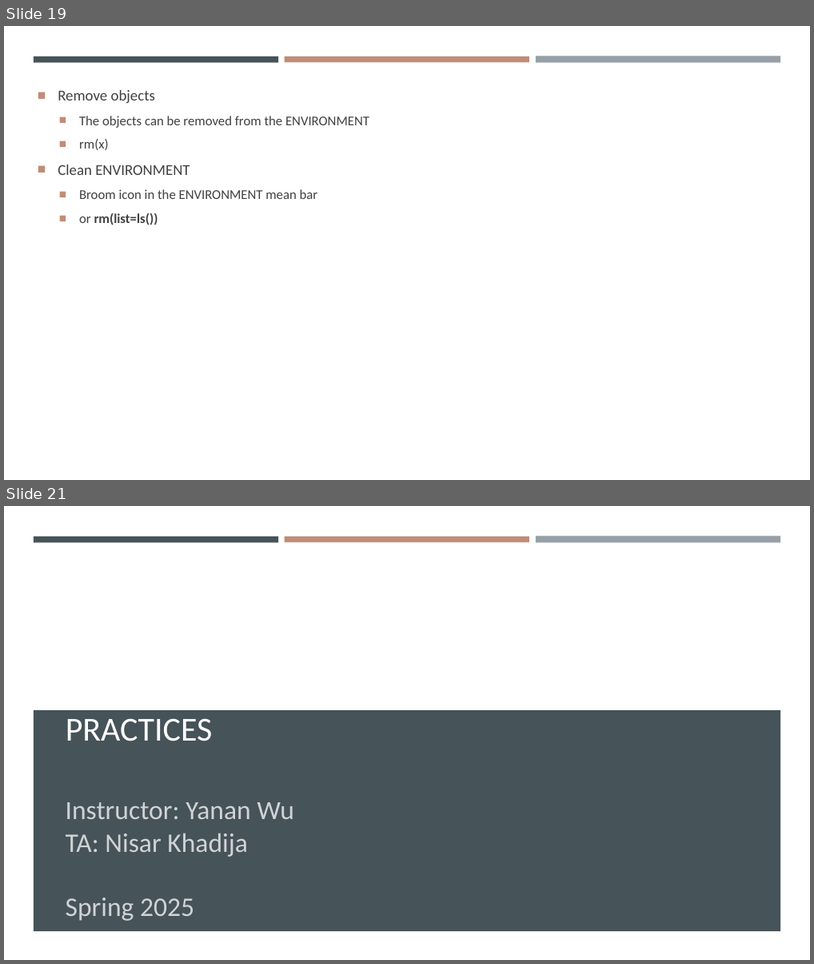
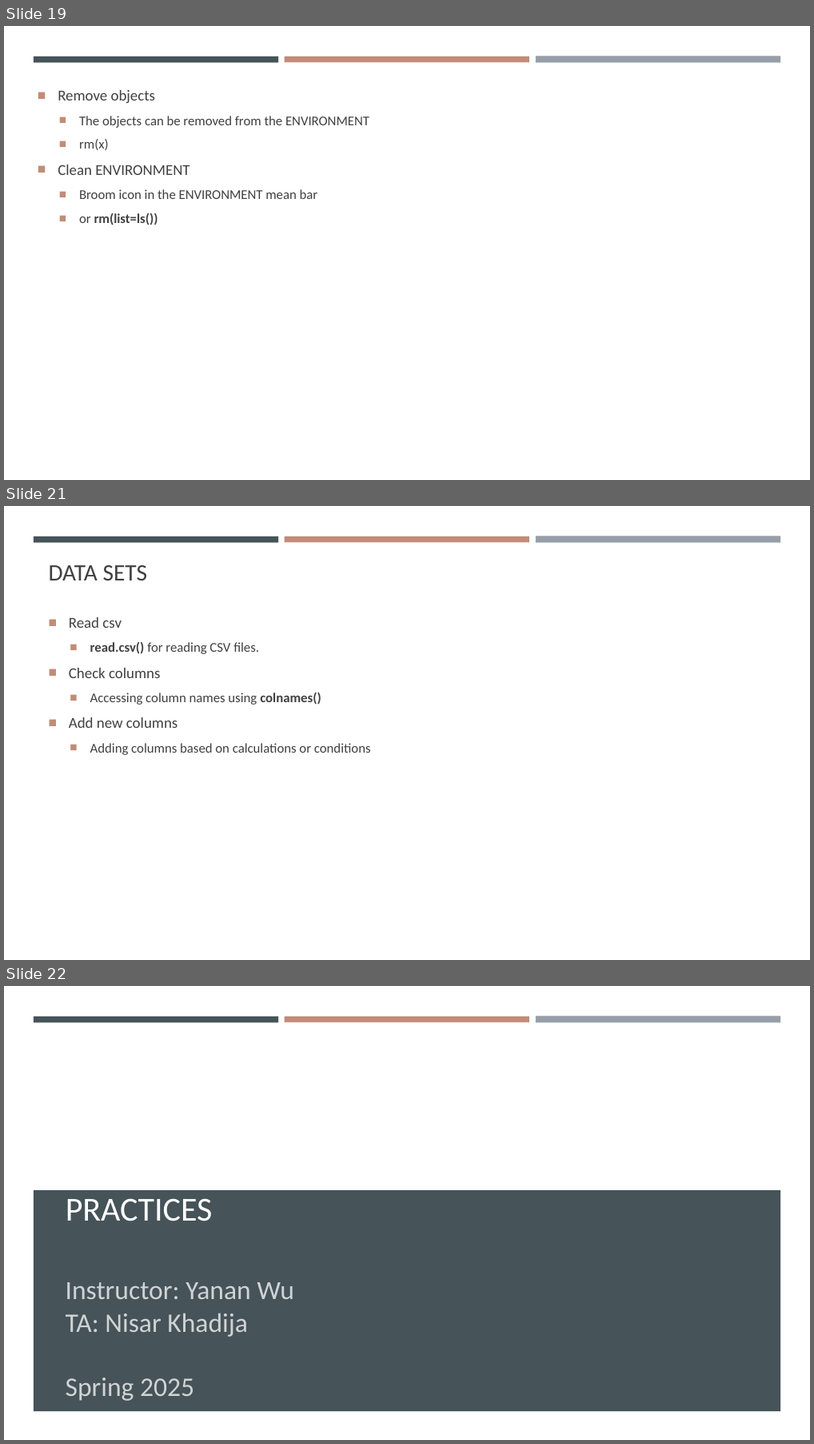
Before and after one commit to gisynw/geog-247, a slide deck: docs/Lectures/Week01/Week01_Intro.pptx. Shown one above the other, each under a label of ours: slides 19 and 21 before the commit, slides 19, 21 and 22 after it; the slides between them are not shown. The pictures are 814x964 and 814x1444 pixels, drawn with LibreOffice and Linux fonts; fonts in the diff are those of the drawing; background and template pictures are left out. Boxes give left, top, right and bottom in pixels: in the first picture for what was removed or moved away, otherwise in the second. Text is boxed around its words. In the diff, an @@ line names an element or a change of style, - is before the commit and + after.

```diff
--- a/docs/Lectures/Week01/Week01_Intro.pptx
+++ b/docs/Lectures/Week01/Week01_Intro.pptx
@@ slide 21 added at box(4, 506, 810, 960), background #FFFFFF; not listed: 3 template elements that a slide beside it also shows @@
@@ title added at box(49, 565, 148, 580), 28 pt, text #404040 @@
+DATA SETS
@@ text added at box(69, 617, 371, 755), 16 pt, text #404040 @@
+■ Read csv
+  ■ read.csv() for reading CSV files.
+■ Check columns
+  ■ Accessing column names using colnames()
+■ Add new columns
+  ■ Adding columns based on calculations or conditions
@@ what was slide 21 is now slide 22 @@
```
Also in this commit, not shown: 6 slides changed, 1 other slide added, 1 slide removed, 12 other files.
